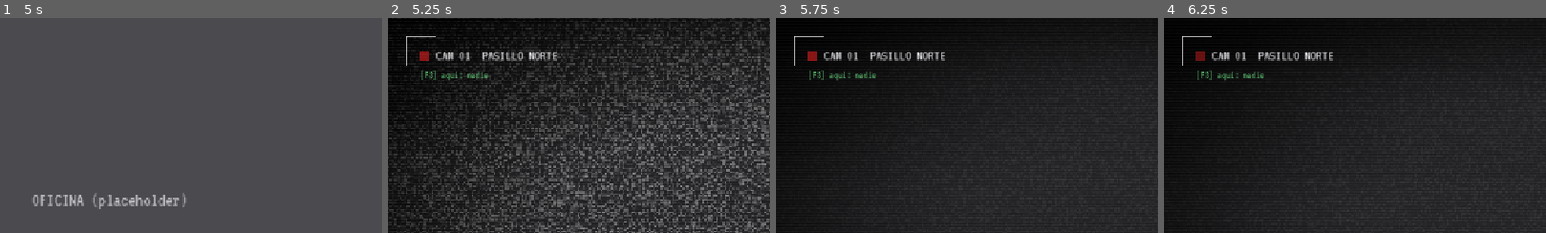
Above: before the commit, frames 1-4 (left to right).
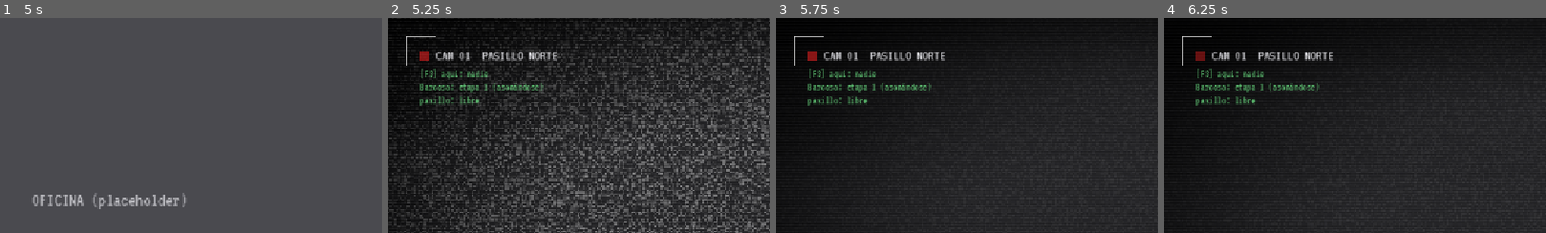
Above: after the commit, the same moments.

Repository: MauriGGH/FNAR
Game: Godot game, scene res://scenes/night/night.tscn
The game is run twice, just before and just after one commit, with the same random seed, the same clock (stepped at 60 frames per second) and the same inputs.
Inputs (mouse positions are % of the whole screen's width and height, from its top left):
- Up to frame 1 (5 s): click "Cerrar puerta" at 0.5 s; click "Abrir puerta" at 1.25 s; click "Cerrar puerta" at 2 s; click "Abrir puerta" at 2.75 s; click "Cerrar puerta" at 3.5 s; click "Abrir puerta" at 4.25 s
- Up to frame 2 (5.25 s): tap Enter at 5 s; move the mouse to (72, 45) at 5.02 s; hold Space (toggle_cameras) from 5.03 s (still down)
- Up to frame 3 (5.75 s): keep holding Space (toggle_cameras)
- Up to frame 4 (6.25 s): release Space (toggle_cameras) at 5.75 s; click "CAM 01" at 5.75 s
The pictures show only the part of the screen within x 0-50%, y 0-50%; the shares and areas given below are measured in that part.

Frame 1 is identical in both runs. In frame 2, 1.2% of the frame differs, in the area x 8-41%, y 23-41%; in frame 3, 1.2%; in frame 4, 1.2%.

Commit message:
Hito 3: Barcosa y reserva del pasillo

Diff:
--- a/autoload/game_manager.gd
+++ b/autoload/game_manager.gd
@@ -14,6 +14,8 @@
 var last_game_over_cause: String = ""
 
 var _hour_elapsed: float = 0.0
+# Quién tiene reservado el pasillo ahora mismo, o null si está libre.
+var _hallway_holder: Node = null
 
 
 func _ready() -> void:
@@ -26,6 +28,7 @@
 	current_hour = NightConfig.START_HOUR
 	_hour_elapsed = 0.0
 	last_game_over_cause = ""
+	_hallway_holder = null
 	is_night_active = true
 	PowerManager.reset()
 	PowerManager.set_draining(true)
@@ -41,6 +44,32 @@
 	PowerManager.set_draining(false)
 	last_game_over_cause = cause
 	game_over.emit(cause)
+
+
+# --- Reserva del pasillo ------------------------------------------------------
+# El pasillo es de uno a la vez: si Barcosa lo está usando, Mamador espera,
+# y al revés. Quien lo reserva es el responsable de liberarlo al terminar.
+
+## Intenta reservar el pasillo. Devuelve false si ya lo tiene otro profe.
+func reserve_hallway(holder: Node) -> bool:
+	if _hallway_holder != null and _hallway_holder != holder:
+		return false
+	_hallway_holder = holder
+	return true
+
+
+## Libera el pasillo, pero solo si de verdad lo tenía este profe.
+func release_hallway(holder: Node) -> void:
+	if _hallway_holder == holder:
+		_hallway_holder = null
+
+
+func is_hallway_free() -> bool:
+	return _hallway_holder == null
+
+
+func hallway_holder() -> Node:
+	return _hallway_holder
 
 
 ## Texto del reloj para el HUD: la hora 0 se muestra como 12 AM.
--- a/autoload/power_manager.gd
+++ b/autoload/power_manager.gd
@@ -55,10 +55,22 @@
 	return mini(level, 4)
 
 
+## Quita energía de golpe: los golpes de Barcosa, el cortaso de Audel o una
+## respuesta mala en la llamada de Ureña.
+func drain(amount: float) -> void:
+	if not is_draining or amount <= 0.0:
+		return
+	_apply_drain(amount)
+
+
 func _process(delta: float) -> void:
 	if not is_draining:
 		return
-	power = maxf(power - drain_per_second() * delta, 0.0)
+	_apply_drain(drain_per_second() * delta)
+
+
+func _apply_drain(amount: float) -> void:
+	power = maxf(power - amount, 0.0)
 	power_changed.emit(power)
 	if is_zero_approx(power):
 		is_draining = false
--- a/data/rooms.gd
+++ b/data/rooms.gd
@@ -13,8 +13,8 @@
 	"oficina": {
 		"display_name": "Oficina",
 		"camera": NO_CAMERA,
-		# Al pasillo norte da la puerta y al pasillo sur el cristal.
-		"links": ["recepcion", "pasillo_norte", "pasillo_sur"],
+		# Al frente, el cristal y la puerta de entrada: las dos dan al pasillo sur.
+		"links": ["recepcion", "pasillo_sur"],
 	},
 	"recepcion": {
 		"display_name": "Recepción",
@@ -43,7 +43,7 @@
 	"pasillo_norte": {
 		"display_name": "Pasillo norte",
 		"camera": 1,
-		"links": ["pasillo_sur", "oficina", "salon_1", "salon_2", "salon_b", "salon_d"],
+		"links": ["pasillo_sur", "salon_1", "salon_2", "salon_b", "salon_d"],
 	},
 	"pasillo_sur": {
 		"display_name": "Pasillo sur",
--- a/scenes/camera_system/camera_system.gd
+++ b/scenes/camera_system/camera_system.gd
@@ -17,6 +17,8 @@
 const STRONG_STATIC_TIME: float = 0.5
 
 const REC_BLINK_TIME: float = 0.55
+## Cada cuánto se repinta la etiqueta de depuración.
+const DEBUG_REFRESH_TIME: float = 0.2
 
 # Botones del minimapa: grises con borde claro, verde el de la cámara actual.
 const BUTTON_IDLE: Color = Color(0.21, 0.22, 0.25, 0.85)
@@ -32,6 +34,7 @@
 var _camera_buttons: Dictionary = {}  # número de cámara -> Button
 var _map_size: Vector2 = Vector2(640.0, 440.0)
 var _static_tween: Tween = null
+var _debug_elapsed: float = 0.0
 
 @onready var static_overlay: ColorRect = $StaticOverlay
 @onready var camera_name_label: Label = $CameraNameLabel
@@ -114,13 +117,33 @@
 	_refresh_minimap_highlight()
 
 
-## Etiqueta de depuración: quién hay en la habitación que se está viendo.
+## Etiqueta de depuración: quién hay en la habitación que se está viendo, en qué
+## anda cada profe y si el pasillo está reservado. La reemplazarán los sprites.
 func _refresh_occupants(room: String) -> void:
-	var names: PackedStringArray = PackedStringArray()
+	var here: PackedStringArray = PackedStringArray()
 	for animatronic: Animatronic in _animatronics:
 		if animatronic.current_room == room:
-			names.append(animatronic.display_name)
-	debug_label.text = "[F3] aqui: " + (", ".join(names) if not names.is_empty() else "nadie")
+			here.append(animatronic.display_name)
+
+	var lines: PackedStringArray = PackedStringArray()
+	lines.append("[F3] aqui: " + (", ".join(here) if not here.is_empty() else "nadie"))
+	for animatronic: Animatronic in _animatronics:
+		var info: String = animatronic.debug_text()
+		if not info.is_empty():
+			lines.append("%s: %s" % [animatronic.display_name, info])
+	lines.append("pasillo: " + ("libre" if GameManager.is_hallway_free() else "ocupado"))
+	debug_label.text = "\n".join(lines)
+
+
+## Las etapas cambian sin que nadie se mueva, así que la etiqueta se repinta sola.
+func _process(delta: float) -> void:
+	if not is_open or not debug_label.visible:
+		return
+	_debug_elapsed += delta
+	if _debug_elapsed < DEBUG_REFRESH_TIME:
+		return
+	_debug_elapsed = 0.0
+	_refresh_occupants(Rooms.room_of_camera(current_camera))
 
 
 func _on_animatronic_moved(_from_room: String, _to_room: String) -> void:
--- a/scenes/night/night.gd
+++ b/scenes/night/night.gd
@@ -15,13 +15,20 @@
 @onready var usage_bars: Control = $Hud/UsageBars
 @onready var camera_bar: Control = $Hud/CameraBar
 
+var _animatronics: Array[Animatronic] = []
+
 
 func _ready() -> void:
-	office.door_toggled.connect(PowerManager.set_door_closed)
+	_animatronics = _collect_animatronics()
+	for animatronic: Animatronic in _animatronics:
+		animatronic.made_noise.connect(office.show_notice)
 
-	camera_system.set_animatronics(_collect_animatronics())
+	office.door_toggled.connect(_on_door_toggled)
+
+	camera_system.set_animatronics(_animatronics)
 	camera_system.opened.connect(_on_cameras_opened)
 	camera_system.closed.connect(_on_cameras_closed)
+	camera_system.camera_changed.connect(_on_camera_changed)
 	camera_bar.hovered.connect(camera_system.toggle)
 
 	GameManager.night_started.connect(_on_night_started)
@@ -44,7 +51,7 @@
 
 func _on_night_started(night: int) -> void:
 	night_label.text = "Noche %d" % night
-	for animatronic: Animatronic in _collect_animatronics():
+	for animatronic: Animatronic in _animatronics:
 		animatronic.start()
 
 
@@ -57,14 +64,35 @@
 	usage_bars.set_level(PowerManager.usage_level())
 
 
+## La puerta la necesitan la energía y los profes que llegan a ella.
+func _on_door_toggled(is_closed: bool) -> void:
+	PowerManager.set_door_closed(is_closed)
+	for animatronic: Animatronic in _animatronics:
+		animatronic.set_door_closed(is_closed)
+
+
 func _on_cameras_opened() -> void:
 	PowerManager.set_cameras_open(true)
 	camera_bar.set_pointing_up(false)
+	_update_watched_camera()
 
 
 func _on_cameras_closed() -> void:
 	PowerManager.set_cameras_open(false)
 	camera_bar.set_pointing_up(true)
+	_update_watched_camera()
+
+
+func _on_camera_changed(_camera: int) -> void:
+	_update_watched_camera()
+
+
+## Les dice a los profes qué cámara está mirando el jugador: a algunos,
+## como Barcosa, vigilarlos los frena.
+func _update_watched_camera() -> void:
+	var camera: int = camera_system.current_camera if camera_system.is_open else Rooms.NO_CAMERA
+	for animatronic: Animatronic in _animatronics:
+		animatronic.set_watched_camera(camera)
 
 
 func _on_night_won(_night: int) -> void:
@@ -80,5 +108,5 @@
 ## Deja de gastar energía y congela a los profes antes de cambiar de pantalla.
 func _end_night() -> void:
 	camera_system.close()
-	for animatronic: Animatronic in _collect_animatronics():
+	for animatronic: Animatronic in _animatronics:
 		animatronic.stop()
--- a/scenes/night/night.tscn
+++ b/scenes/night/night.tscn
@@ -6,6 +6,7 @@
 [ext_resource type="Script" path="res://scripts/characters/test_profe.gd" id="4_test_profe"]
 [ext_resource type="Script" path="res://scenes/night/usage_bars.gd" id="5_usage_bars"]
 [ext_resource type="Script" path="res://scenes/night/camera_bar.gd" id="6_camera_bar"]
+[ext_resource type="Script" path="res://scripts/characters/barcosa.gd" id="7_barcosa"]
 
 [node name="Night" type="Control"]
 layout_mode = 3
@@ -24,10 +25,14 @@
 
 [node name="Animatronics" type="Node" parent="."]
 
+[node name="Barcosa" type="Node" parent="Animatronics"]
+script = ExtResource("7_barcosa")
+display_name = "Barcosa"
+
 [node name="TestProfe" type="Node" parent="Animatronics"]
 script = ExtResource("4_test_profe")
 display_name = "Profe de prueba"
-ai_level = 12
+ai_level = 0
 move_interval = 3.0
 route = PackedStringArray("estacionamiento", "cafeteria", "escalera_pb", "pasillo_sur")
 
--- a/scenes/office/office.gd
+++ b/scenes/office/office.gd
@@ -10,14 +10,32 @@
 
 var is_door_closed: bool = false
 
+const NOTICE_TIME: float = 2.0
+
 @onready var door_rect: ColorRect = $DoorRect
 @onready var door_state_label: Label = $DoorStateLabel
 @onready var door_button: Button = $DoorButton
+@onready var notice_label: Label = $NoticeLabel
+@onready var notice_timer: Timer = $NoticeTimer
 
 
 func _ready() -> void:
 	door_button.pressed.connect(_on_door_button_pressed)
+	notice_timer.timeout.connect(_on_notice_timeout)
+	notice_label.visible = false
 	_refresh_door()
+
+
+## Aviso provisional de ruido, por ejemplo "[pasos corriendo]".
+## Cada aviso nuevo reemplaza al anterior y reinicia el tiempo.
+func show_notice(text: String, duration: float = NOTICE_TIME) -> void:
+	notice_label.text = text
+	notice_label.visible = true
+	notice_timer.start(maxf(duration, 0.1))
+
+
+func _on_notice_timeout() -> void:
+	notice_label.visible = false
 
 
 func _on_door_button_pressed() -> void:
--- a/scenes/office/office.tscn
+++ b/scenes/office/office.tscn
@@ -30,6 +30,20 @@
 theme_override_font_sizes/font_size = 28
 text = "OFICINA (placeholder)"
 
+[node name="NoticeLabel" type="Label" parent="."]
+visible = false
+layout_mode = 0
+offset_left = 48.0
+offset_top = 340.0
+offset_right = 760.0
+offset_bottom = 384.0
+theme_override_colors/font_color = Color(0.95, 0.86, 0.45, 1)
+theme_override_font_sizes/font_size = 30
+text = "[pasos corriendo]"
+
+[node name="NoticeTimer" type="Timer" parent="."]
+one_shot = true
+
 [node name="DoorRect" type="ColorRect" parent="."]
 layout_mode = 0
 offset_left = 820.0
--- a/scripts/characters/animatronic.gd
+++ b/scripts/characters/animatronic.gd
@@ -9,6 +9,9 @@
 ## Avisa que el profe cambió de habitación. from_room queda vacío al empezar.
 signal moved(from_room: String, to_room: String)
 
+## Ruido del profe. Mientras no haya audio, la oficina lo muestra como texto.
+signal made_noise(text: String, duration: float)
+
 @export var display_name: String = "Profe"
 ## Nivel de IA de 0 a 20. En 0 el profe no se mueve en toda la noche.
 @export_range(0, 20) var ai_level: int = 0
@@ -19,6 +22,10 @@
 
 var current_room: String = ""
 var is_active: bool = false
+
+# Lo que está haciendo el jugador. El night.gd lo mantiene al día para todos.
+var watched_camera: int = Rooms.NO_CAMERA  # 0 = no está viendo cámaras
+var door_closed: bool = false
 
 var _route_index: int = 0
 var _elapsed: float = 0.0
@@ -35,6 +42,19 @@
 
 func stop() -> void:
 	is_active = false
+
+
+func set_watched_camera(camera: int) -> void:
+	watched_camera = camera
+
+
+func set_door_closed(closed: bool) -> void:
+	door_closed = closed
+
+
+## true si el jugador está viendo justo la cámara de donde está este profe.
+func is_being_watched() -> bool:
+	return watched_camera != Rooms.NO_CAMERA and watched_camera == Rooms.camera_of(current_room)
 
 
 func _process(delta: float) -> void:
@@ -70,6 +90,11 @@
 	move_to_step(_route_index + 1)
 
 
+## Gancho de depuración: lo que la etiqueta de F3 muestra de este profe.
+func debug_text() -> String:
+	return ""
+
+
 ## Mueve al profe al paso indicado de su ruta y avisa con la señal.
 func move_to_step(index: int) -> void:
 	var target: String = route[index]
--- /dev/null
+++ b/scripts/characters/barcosa.gd
@@ -0,0 +1,180 @@
+class_name Barcosa
+extends Animatronic
+
+## Barcosa (rol Foxy). Se esconde en la sala de servicio del salón B y va
+## saliendo por etapas cada vez que el dado de la IA le gana... salvo que lo
+## estés viendo por la CAM 10: vigilarlo le quita la oportunidad. Desde la
+## etapa 2 sale corriendo por el pasillo hasta la puerta, y solo lo detiene
+## encontrarla cerrada.
+
+enum State {
+	STALKING,  # En el salón B, avanzando de etapa
+	RUNNING,   # Corriendo por el pasillo
+	BANGING,   # Golpeando la puerta cerrada
+}
+
+## Nivel de IA mientras no exista la configuración por noche (hito 6).
+## Para probar: 10. Con 20 sale casi siempre; con 0 no se mueve en toda la noche.
+const DEBUG_AI_LEVEL: int = 10
+
+# Su ruta fija. Los índices son los pasos que usa move_to_step().
+const ROUTE: Array[String] = ["salon_b", "pasillo_norte", "pasillo_sur"]
+const STEP_SALON_B: int = 0
+const STEP_PASILLO_NORTE: int = 1
+const STEP_PASILLO_SUR: int = 2
+
+const STAGE_HIDDEN: int = 0
+const STAGE_PEEKING: int = 1
+const STAGE_LEAVING: int = 2
+const STAGE_NAMES: Array[String] = ["escondido", "asomándose", "saliendo"]
+
+## Cada cuánto tira el dado para avanzar una etapa.
+const STAGE_INTERVAL: float = 5.0
+
+# Lo que tarda en cruzar cada mitad del pasillo.
+const NORTH_RUN_TIME: float = 1.5
+const SOUTH_RUN_TIME: float = 1.0
+
+# En la puerta cerrada: golpea y habla 5 s, y cada golpe cuesta 1 %.
+const BANG_TIME: float = 5.0
+const KNOCK_INTERVAL: float = 1.0
+const KNOCK_POWER_COST: float = 1.0
+
+const GAME_OVER_CAUSE: String = "Barcosa"
+const RUN_NOTICE: String = "[pasos corriendo]"
+const KNOCK_NOTICE: String = "[golpes en la puerta]"
+
+signal stage_changed(stage: int)
+
+var stage: int = STAGE_HIDDEN
+
+var _state: State = State.STALKING
+var _run_step: int = STEP_SALON_B
+var _step_timer: float = 0.0
+var _bang_elapsed: float = 0.0
+var _knock_timer: float = 0.0
+
+
+func start() -> void:
+	ai_level = DEBUG_AI_LEVEL
+	move_interval = STAGE_INTERVAL
+	route = PackedStringArray(ROUTE)
+	super()
+	_state = State.STALKING
+	_set_stage(STAGE_HIDDEN)
+
+
+func _process(delta: float) -> void:
+	if not is_active:
+		return
+	match _state:
+		State.STALKING:
+			super(delta)  # El dado de la IA de la clase base
+		State.RUNNING:
+			_process_run(delta)
+		State.BANGING:
+			_process_banging(delta)
+
+
+## Vigilarlo por la CAM 10 le quita la oportunidad de avanzar.
+func can_move() -> bool:
+	return _state == State.STALKING and not is_being_watched()
+
+
+## Le ganó el dado: sube una etapa o, si ya está en la 2, sale corriendo.
+func advance() -> void:
+	if stage < STAGE_LEAVING:
+		_set_stage(stage + 1)
+		return
+	_try_start_run()
+
+
+func debug_text() -> String:
+	match _state:
+		State.RUNNING:
+			return "corriendo (%s)" % Rooms.display_name(current_room)
+		State.BANGING:
+			return "golpeando la puerta (%.1f s)" % maxf(BANG_TIME - _bang_elapsed, 0.0)
+		_:
+			var text: String = "etapa %d (%s)" % [stage, STAGE_NAMES[stage]]
+			if stage == STAGE_LEAVING and not GameManager.is_hallway_free():
+				text += " esperando el pasillo"
+			return text
+
+
+## F4: lo manda directo a correr, para no esperar al dado.
+func debug_force_run() -> void:
+	if _state != State.STALKING:
+		return
+	_set_stage(STAGE_LEAVING)
+	_try_start_run()
+
+
+func _unhandled_input(event: InputEvent) -> void:
+	var key: InputEventKey = event as InputEventKey
+	if key != null and key.pressed and not key.echo and key.keycode == KEY_F4:
+		debug_force_run()
+
+
+# --- La carrera ---------------------------------------------------------------
+
+## Solo sale si el pasillo está libre; si lo tiene otro, se queda en la etapa 2.
+func _try_start_run() -> void:
+	if not GameManager.reserve_hallway(self):
+		return
+	_state = State.RUNNING
+	_run_step = STEP_PASILLO_NORTE
+	_step_timer = NORTH_RUN_TIME
+	move_to_step(STEP_PASILLO_NORTE)
+	made_noise.emit(RUN_NOTICE, NORTH_RUN_TIME + SOUTH_RUN_TIME)
+
+
+func _process_run(delta: float) -> void:
+	_step_timer -= delta
+	if _step_timer > 0.0:
+		return
+	if _run_step == STEP_PASILLO_NORTE:
+		_run_step = STEP_PASILLO_SUR
+		_step_timer = SOUTH_RUN_TIME
+		move_to_step(STEP_PASILLO_SUR)
+		return
+	_arrive_at_door()
+
+
+## Llegó a la puerta: la chapa cerrada lo detiene; abierta, te atrapa.
+func _arrive_at_door() -> void:
+	if not door_closed:
+		GameManager.release_hallway(self)
+		stop()
+		GameManager.trigger_game_over(GAME_OVER_CAUSE)
+		return
+	_state = State.BANGING
+	_bang_elapsed = 0.0
+	_knock_timer = 0.0
+	made_noise.emit(KNOCK_NOTICE, BANG_TIME)
+
+
+func _process_banging(delta: float) -> void:
+	_bang_elapsed += delta
+	# El corte va antes del golpe: si no, el golpe del segundo 5 se cuela
+	# y serían 6 golpes en 5 s en vez de 5.
+	if _bang_elapsed >= BANG_TIME:
+		_go_home()
+		return
+	_knock_timer -= delta
+	if _knock_timer <= 0.0:
+		_knock_timer = KNOCK_INTERVAL
+		PowerManager.drain(KNOCK_POWER_COST)
+
+
+## Se rinde y vuelve al salón B desde cero, dejando el pasillo libre.
+func _go_home() -> void:
+	GameManager.release_hallway(self)
+	_state = State.STALKING
+	move_to_step(STEP_SALON_B)
+	_set_stage(STAGE_HIDDEN)
+
+
+func _set_stage(new_stage: int) -> void:
+	stage = clampi(new_stage, STAGE_HIDDEN, STAGE_LEAVING)
+	stage_changed.emit(stage)
Not shown: 1 places in scenes/night/night.tscn that only renumber resources
Not shown, added: scripts/characters/barcosa.gd.uid
